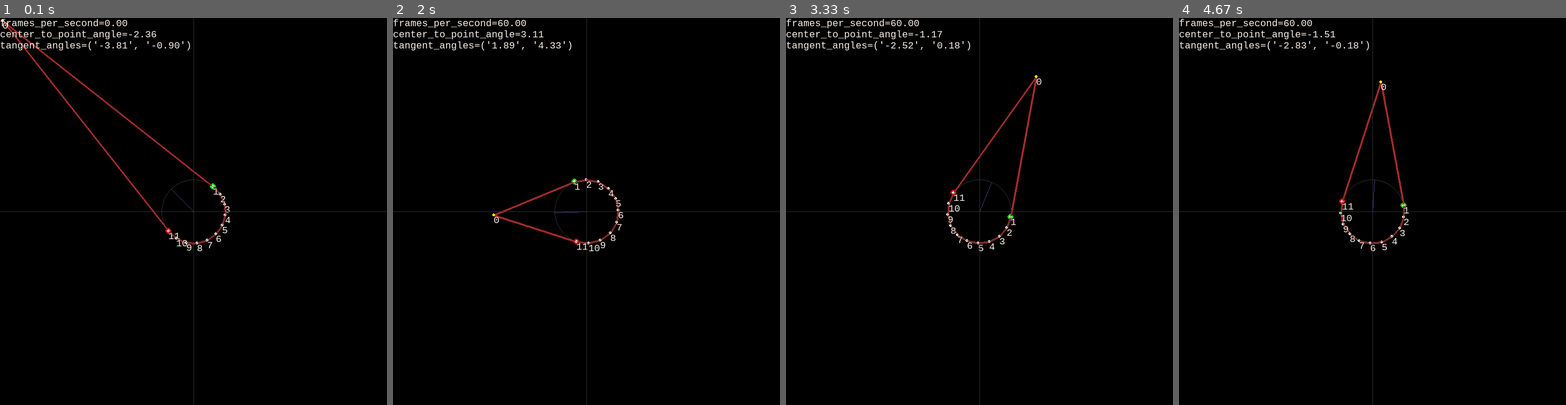
Above: before the commit, frames 1-4 (left to right).
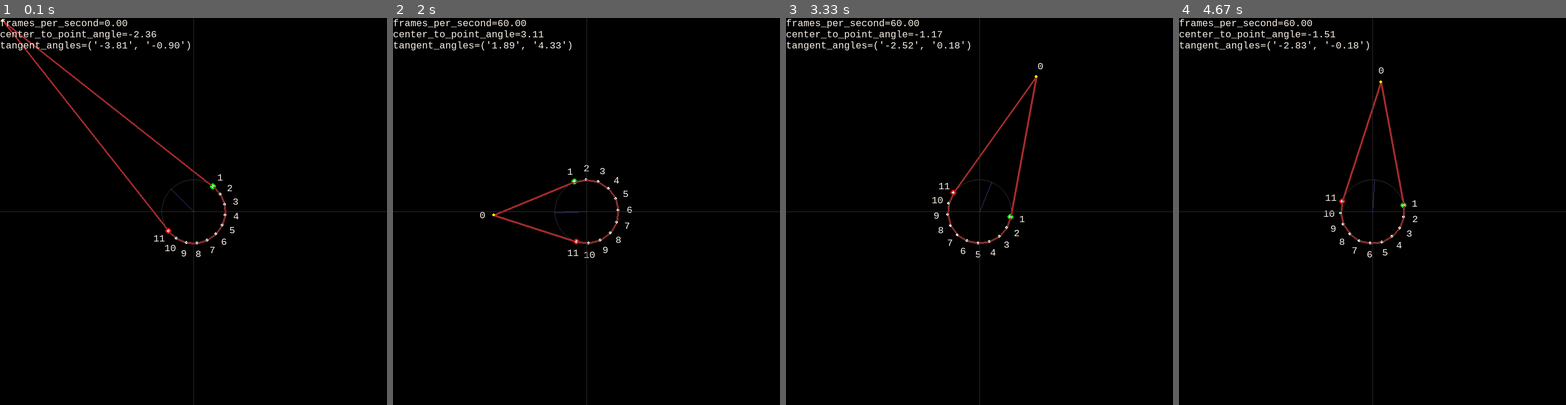
Above: after the commit, the same moments.

Repository: hitbox/scratch
Game: pygame game, started from pygame/wrap_circle_polygon.py
Same seed, same stepped clock (60 frames per second), same inputs: the game is played once before the commit and once after it.
Inputs (mouse positions are in pixels of both pictures, inside the frame that each line leads up to):
- Up to frame 1 (0.1 s): no input
- Up to frame 2 (2 s): hold Right 0.33-0.8 s; move the mouse to (571, 226) at 0.37 s; hold Up 0.88-1.18 s; move the mouse to (710, 199) at 0.92 s; hold Right 1.22-1.68 s; move the mouse to (586, 238) at 1.25 s; hold Left from 1.72 s (still down); move the mouse to (493, 215) at 1.75 s
- Up to frame 3 (3.33 s): release Left at 2.25 s; hold Down 2.28-2.58 s; move the mouse to (1018, 296) at 2.32 s; hold Left 2.62-3.02 s; move the mouse to (859, 304) at 2.65 s; hold Up from 3.05 s (still down); move the mouse to (1037, 76) at 3.08 s
- Up to frame 4 (4.67 s): release Up at 3.42 s; hold Right 3.45-4.08 s; move the mouse to (1515, 346) at 3.48 s; hold Down 4.12-4.48 s; move the mouse to (1418, 246) at 4.15 s; hold Left from 4.52 s (still down); move the mouse to (1380, 79) at 4.55 s

The runs differ from the first frame. In frame 1, 0.3% of the frame differs, in the area x 0-62%, y 1-62%; in frame 2, 0.3%; in frame 3, 0.3%, in the area x 37-67%, y 11-62%; in frame 4, 0.3%.

Commit message:
pygame/wrap_circle_polygon.py
- push the labels for points outward from circle center for readability

Diff:
--- a/pygame/wrap_circle_polygon.py
+++ b/pygame/wrap_circle_polygon.py
@@ -70,9 +70,19 @@
     if len(points) > 2:
         pygame.draw.polygon(screen, 'brown', points, 4)
     # draw labels and points
+    # NOTE
+    # - two different points here
+    # - one for the actual point, drawn as a little circle
+    # - another is from unpacking the point and moving it out a little for the
+    #   label center
     for index, p in enumerate(points):
         image = font.render(f'{index}', True, 'linen')
-        screen.blit(image, p)
+        maxsize = max(image.get_size())
+        angle = pygamelib.angle_to(center, p)
+        _radius = math.dist(center, p) + maxsize
+        x = center[0] + math.cos(angle) * _radius
+        y = center[1] + math.sin(angle) * _radius
+        screen.blit(image, image.get_rect(center=(x, y)))
         pygame.draw.circle(screen, 'linen', p, 3)
     # point at cursor
     pygame.draw.circle(screen, 'yellow', point, 3)
